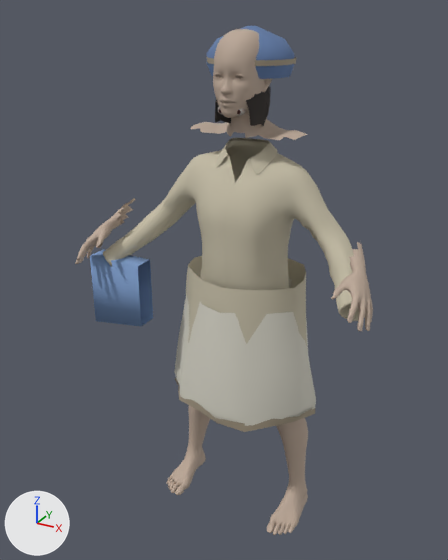
One commit to the Blender file WorkingAssets/NPCs/village_weaver_assistant/village_weaver_assistant_mpfb.blend: the scene before it, then after it.
Camera for both pictures: a 50 mm lens placed at (0.859, -1.725, 1.723), pointed at (-0.057, -0.06, 0.89). Arrows for +X, +Y and +Z are at lower left; the lights stay in place. The older version comes first.

Names of what the first picture shows: 'Dhoti woven border', 'Farmer_hair', 'Fitted cotton upper base', 'Knee length wrapped dhoti', 'Kurta loose lower panel', 'Soft cotton head wrap', 'Weaver assistant folded cloth', 'village_weaver_assistant_MakeHuman_body' and 2 more.
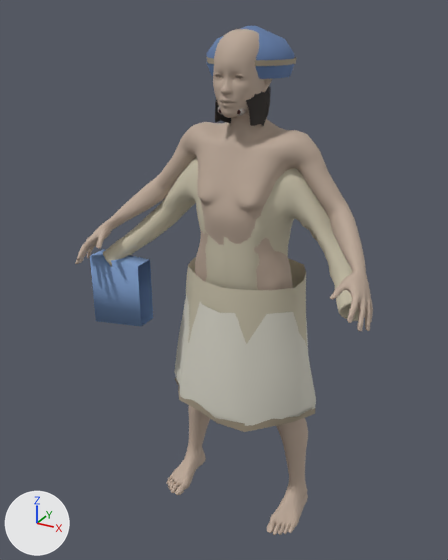
Boxes [x1, y1, x2, y2] around the edits, measured in the pictures (448 x 560 px):
'village_weaver_assistant_MakeHuman_body', modifiers changed
    both: [75, 29, 373, 535]

Diff of the bpy script that builds the scene:
```diff
--- a/WorkingAssets/NPCs/village_weaver_assistant/village_weaver_assistant_mpfb.blend.py
+++ b/WorkingAssets/NPCs/village_weaver_assistant/village_weaver_assistant_mpfb.blend.py
@@ ob_village_weaver_assistant_makehuman_body @@
 _m = ob_village_weaver_assistant_makehuman_body.modifiers.new('Hide helpers', 'MASK')
 _m.vertex_group = 'body'
-_m = ob_village_weaver_assistant_makehuman_body.modifiers.new('Hide skin beneath period cloth', 'MASK')
-_m.vertex_group = 'Visible period skin'
```
